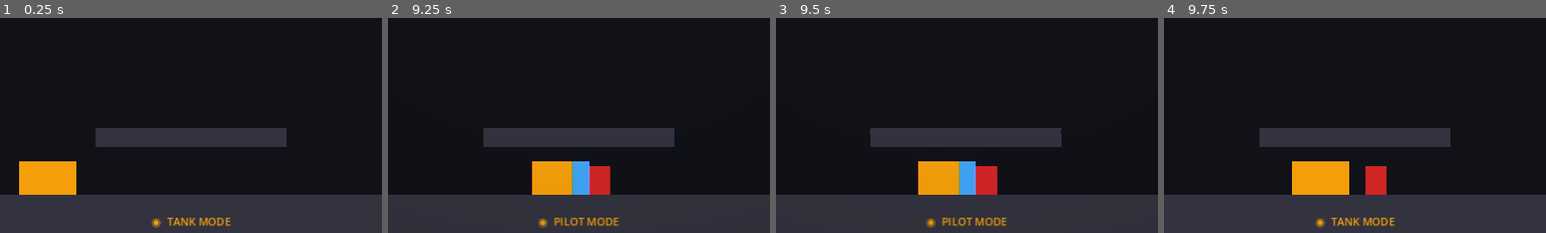
Above: before the commit, frames 1-4 (left to right).
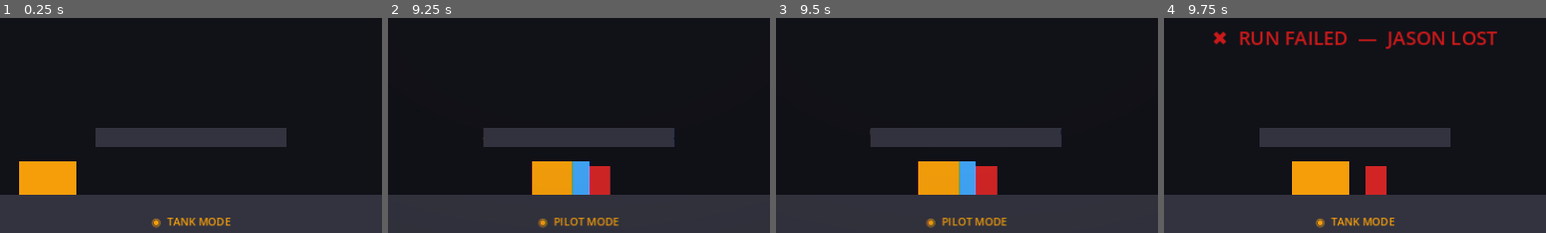
Above: after the commit, the same moments.

Repository: readycheck-studios/steeleternal
Game: Godot game, scene res://scenes/levels/TestRoom.tscn
The game is run twice, just before and just after one commit, with the same random seed, the same clock (stepped at 60 frames per second) and the same inputs.
Inputs:
- Up to frame 1 (0.25 s): no input
- Up to frame 2 (9.25 s): hold Space (p_interact) 0.53-1.28 s; hold D (p_move_right) 0.53-2.03 s; tap W (p_jump) at 0.77, 1.52, 3.02, 3.77, 4.52, 6.02, 6.77, 7.52, 9.02 s; tap Space (p_interact) every 1.5 s from 1.35 to 8.85 s; hold A (p_move_left) 2.03-2.78 s; hold Space (p_interact) 2.03-2.78 s; hold D (p_move_right) 2.78-4.28 s; hold Space (p_interact) 3.53-4.28 s; hold A (p_move_left) 4.28-5.03 s; hold D (p_move_right) 5.03-5.78 s; hold Space (p_interact) 5.03-5.78 s; hold A (p_move_left) 5.78-7.28 s; hold Space (p_interact) 6.53-7.28 s; hold D (p_move_right) from 7.28 s (still down); hold Space (p_interact) 8.03-8.78 s; tap Enter at 8.75 s
- Up to frame 3 (9.5 s): keep holding D (p_move_right)
- Up to frame 4 (9.75 s): release D (p_move_right) at 9.53 s; hold A (p_move_left) from 9.53 s (still down); hold Space (p_interact) from 9.53 s (still down)
The pictures show only the part of the screen within x 25-75%, y 50-100%; the shares and areas given below are measured in that part.

Frames 1-3 are identical in both runs. In frame 4, 2.2% of the frame differs, in the area x 13-88%, y 6-15%.

Commit message:
fix: NOVA stall auto-ejects Jason, Jason death shows RUN FAILED + reloads
- jason.gd: freeze physics/input on death before emitting on_run_ended
- player_manager.gd: on_tank_stalled → auto-swap to Jason; on_run_ended →
  set _run_over flag (blocks input) then reload scene after 2.5s;
  _try_swap_pawn near stalled NOVA calls _emergency_restart_nova (50 stability)
  instead of mounting — placeholder until Quick-Fix rhythm game is built
- hud.gd: connect on_run_ended, show RunFailedLabel with cause string
- HUD.tscn: add RunFailedLabel (center, red, hidden); update StalledAlert
  text to include "RETURN TO RESTART" hint

Co-Authored-By: Claude Sonnet 4.6 <noreply@anthropic.com>

Diff:
--- a/godot/scenes/ui/HUD.tscn
+++ b/godot/scenes/ui/HUD.tscn
@@ -106,9 +106,21 @@
 offset_right = 500.0
 offset_bottom = 180.0
 horizontal_alignment = 1
-text = "⚠  N·O·V·A  STALLED"
-theme_override_font_sizes/font_size = 14
+text = "⚠  N·O·V·A  STALLED  —  RETURN TO RESTART"
+theme_override_font_sizes/font_size = 12
 theme_override_colors/font_color = Color(1.0, 0.28, 0.08, 1.0)
+visible = false
+
+; ── Run Failed — center screen, hidden until run ends ───────────────────────
+[node name="RunFailedLabel" type="Label" parent="StaticHUD/HUDRoot"]
+offset_left = 100.0
+offset_top = 185.0
+offset_right = 540.0
+offset_bottom = 215.0
+horizontal_alignment = 1
+text = "✖  RUN FAILED"
+theme_override_font_sizes/font_size = 16
+theme_override_colors/font_color = Color(0.8, 0.1, 0.1, 1.0)
 visible = false
 
 ; ─── Glitch Overlay (Z = 100) ──────────────────────────────────────────────
--- a/godot/scripts/player/jason.gd
+++ b/godot/scripts/player/jason.gd
@@ -75,6 +75,9 @@
 	hp = clampf(hp - damage, 0.0, MAX_HP)
 	Events.on_jason_health_changed.emit(hp)
 	if hp <= 0.0:
+		# Freeze Jason in place so enemies don't keep pushing the corpse.
+		set_physics_process(false)
+		set_process_unhandled_input(false)
 		Events.on_run_ended.emit("jason_died")
 
 
--- a/godot/scripts/player/player_manager.gd
+++ b/godot/scripts/player/player_manager.gd
@@ -12,14 +12,17 @@
 enum Pawn { NOVA, JASON }
 
 var active_pawn: Pawn = Pawn.NOVA
+var _run_over: bool = false
 
-# Jason must be within this radius of N.O.V.A. to remount.
+# Jason must be within this radius of N.O.V.A. to remount or restart her.
 const MOUNT_RADIUS: float = 48.0
 
 
 func _ready() -> void:
 	tether_handler.setup(nova, jason)
 	_activate_pawn(Pawn.NOVA)
+	Events.on_tank_stalled.connect(_on_tank_stalled)
+	Events.on_run_ended.connect(_on_run_ended)
 	# Deferred so all enemy _ready() calls finish connecting before this fires.
 	call_deferred("_emit_initial_pawn")
 
@@ -35,6 +38,8 @@
 
 
 func _unhandled_input(event: InputEvent) -> void:
+	if _run_over:
+		return
 	if event.is_action_pressed("p_interact"):
 		_try_swap_pawn()
 
@@ -47,9 +52,12 @@
 			# Disembark: always allowed
 			_swap_to(Pawn.JASON)
 		Pawn.JASON:
-			# Remount: only if Jason is close enough
 			if jason.global_position.distance_to(nova.global_position) <= MOUNT_RADIUS:
-				_swap_to(Pawn.NOVA)
+				if nova.is_stalled:
+					# Simplified restart — Quick-Fix rhythm mini-game comes later.
+					_emergency_restart_nova()
+				else:
+					_swap_to(Pawn.NOVA)
 
 
 func _swap_to(target: Pawn) -> void:
@@ -85,5 +93,27 @@
 	jason.visible = (pawn == Pawn.JASON)
 
 
+func _emergency_restart_nova() -> void:
+	# Restores 50 stability and re-enables N.O.V.A.
+	# The real Quick-Fix rhythm mini-game will replace this later.
+	nova.restore_stability(50.0)
+	_swap_to(Pawn.NOVA)
+
+
+# --- Event Handlers ---
+
+func _on_tank_stalled() -> void:
+	# Auto-eject Jason so the player can navigate back to restart N.O.V.A.
+	if active_pawn == Pawn.NOVA:
+		_swap_to(Pawn.JASON)
+
+
+func _on_run_ended(_cause: String) -> void:
+	_run_over = true
+	# Reload the scene after the HUD has had time to show the failure message.
+	await get_tree().create_timer(2.5).timeout
+	get_tree().reload_current_scene()
+
+
 func _get_pawn_node(pawn: Pawn) -> CharacterBody2D:
 	return nova if pawn == Pawn.NOVA else jason
--- a/godot/scripts/ui/hud.gd
+++ b/godot/scripts/ui/hud.gd
@@ -18,8 +18,9 @@
 @onready var hp_bar:          ProgressBar = $StaticHUD/HUDRoot/JasonPanel/HPRow/HPBar
 @onready var hp_value:        Label       = $StaticHUD/HUDRoot/JasonPanel/HPRow/HPValue
 @onready var mode_label:      Label       = $StaticHUD/HUDRoot/ModeLabel
-@onready var stalled_alert:   Label       = $StaticHUD/HUDRoot/StalledAlert
-@onready var glitch_rect:     ColorRect   = $GlitchOverlay/GlitchRect
+@onready var stalled_alert:    Label       = $StaticHUD/HUDRoot/StalledAlert
+@onready var run_failed_label: Label       = $StaticHUD/HUDRoot/RunFailedLabel
+@onready var glitch_rect:      ColorRect   = $GlitchOverlay/GlitchRect
 
 
 func _ready() -> void:
@@ -34,6 +35,7 @@
 	Events.on_pawn_swapped.connect(_on_pawn_swapped)
 	Events.on_tank_stalled.connect(_on_tank_stalled)
 	Events.on_tether_strained.connect(_on_tether_strained)
+	Events.on_run_ended.connect(_on_run_ended)
 
 
 func _apply_styles() -> void:
@@ -82,6 +84,13 @@
 	stalled_alert.visible = true
 
 
+func _on_run_ended(cause: String) -> void:
+	stalled_alert.visible = false
+	var reason := "JASON LOST" if cause == "jason_died" else "N·O·V·A DESTROYED"
+	run_failed_label.text = "✖  RUN FAILED  —  " + reason
+	run_failed_label.visible = true
+
+
 func _on_tether_strained(severity: float) -> void:
 	var mat := glitch_rect.material as ShaderMaterial
 	if mat:
